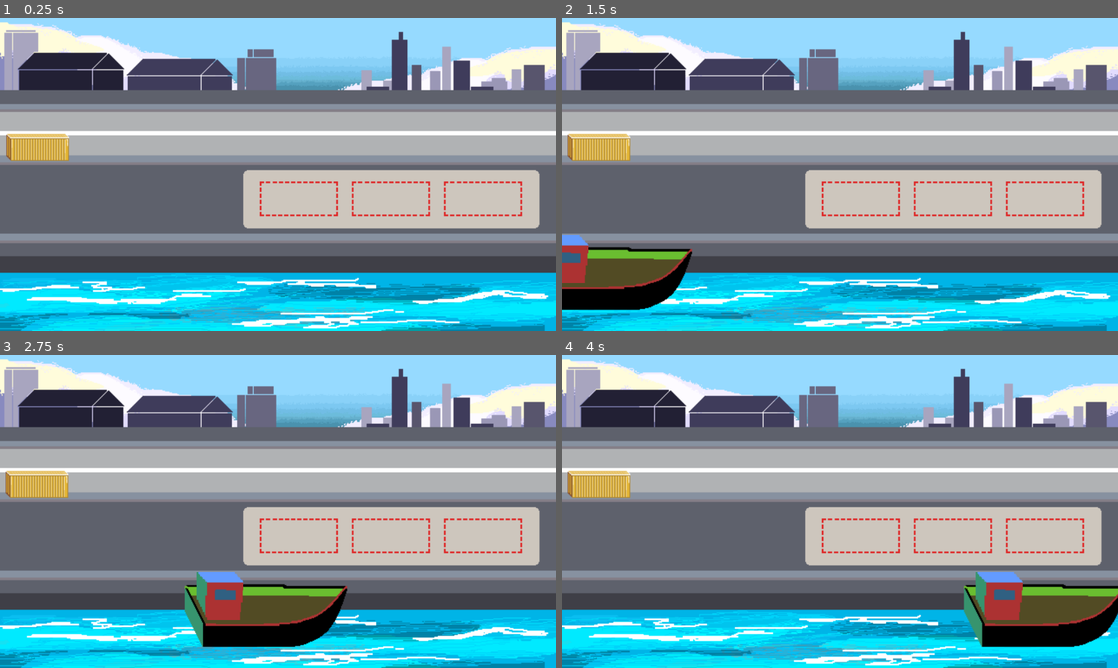
Above: before the commit, frames 1-4 (two rows, left to right).
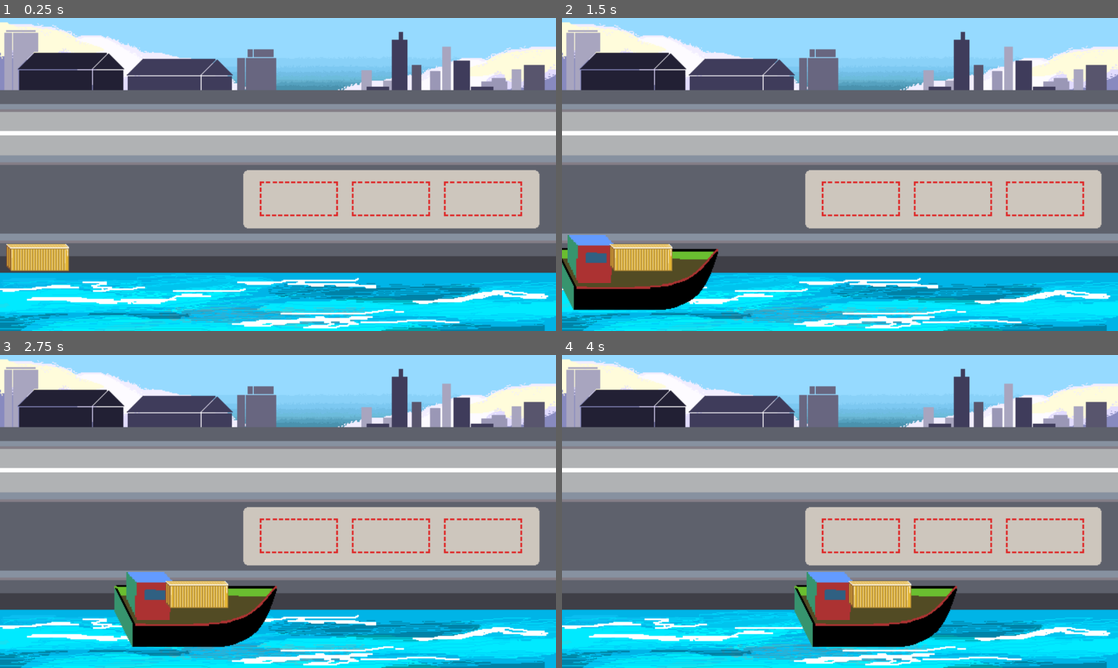
Above: after the commit, the same moments.

Repository: FlorCardinali/Game-jam-4.12.2023-puerto-de-ingeniero-white-
Game: Godot game, scene res://main.tscn
Same seed, same stepped clock (60 frames per second), same inputs: the game is played once before the commit and once after it.
Inputs (mouse positions are in pixels of both pictures, inside the frame that each line leads up to):
- Up to frame 1 (0.25 s): no input
- Up to frame 2 (1.5 s): move the mouse to (600, 146) at 0.52 s; press the mouse at (600, 146) at 0.53 s; move the mouse to (600, 146) at 1.27 s; release the mouse at (600, 146) at 1.28 s; click (600, 146) at 1.35 s
- Up to frame 3 (2.75 s): move the mouse to (333, 442) at 2.02 s; press the mouse at (333, 442) at 2.03 s
- Up to frame 4 (4 s): move the mouse to (812, 574) at 2.77 s; release the mouse at (812, 574) at 2.78 s; click (812, 574) at 2.85 s; move the mouse to (1006, 558) at 3.52 s; press the mouse at (1006, 558) at 3.53 s

The runs differ from the first frame. In frame 1, 2.0% of the frame differs, in the area x 1-13%, y 36-81%; in frame 2, 4.6%; in frame 3, 8.5%; in frame 4, 12%, in the area x 1-100%, y 36-94%.

Commit message:
movimiento del barco
hasta ahi se mueve

Diff:
--- a/barco.tscn
+++ b/barco.tscn
@@ -1,10 +1,13 @@
-[gd_scene load_steps=4 format=3 uid="uid://cyejm2shu20kj"]
+[gd_scene load_steps=5 format=3 uid="uid://cyejm2shu20kj"]
 
 [ext_resource type="Texture2D" uid="uid://bgcm5k0mhma4d" path="res://img/Cabina barco.png" id="1_oywvl"]
 [ext_resource type="Texture2D" uid="uid://dr8yy0p3xbk1h" path="res://img/Coraza.png" id="2_qcuuy"]
 
 [sub_resource type="RectangleShape2D" id="RectangleShape2D_vawqe"]
 size = Vector2(101, 253)
+
+[sub_resource type="RectangleShape2D" id="RectangleShape2D_wwbuc"]
+size = Vector2(362.5, 91)
 
 [node name="barco" type="CharacterBody2D" groups=["barcos"]]
 z_as_relative = false
@@ -33,3 +36,9 @@
 z_as_relative = false
 position = Vector2(127.5, 127.5)
 shape = SubResource("RectangleShape2D_vawqe")
+
+[node name="CollisionShape2D" type="CollisionShape2D" parent="."]
+z_index = 2
+z_as_relative = false
+position = Vector2(354, 194)
+shape = SubResource("RectangleShape2D_wwbuc")
--- a/main.gd
+++ b/main.gd
@@ -8,6 +8,7 @@
 var barco_instancia
 var hay_barco = false
 var vector_barco = Vector2(10,0)
+var vector_caja = Vector2(11,0)
 var colision_barco
  #caja
 var caja_instancia
@@ -20,19 +21,20 @@
 		barco_instancia = barco.instantiate()
 		caja_instancia = caja.instantiate()
 		add_child(barco_instancia)
-		barco_instancia.position = Vector2(-1000,750)
+		barco_instancia.position = Vector2(-800,750)
 		add_child(caja_instancia)
-		caja_instancia.position = Vector2(20,400)
+		caja_instancia.position = Vector2(20,780)
 		hay_barco = true
 	elif hay_barco == true and $timer_barco.timeout:
-		recorrer_mapa(barco_instancia)
+		recorrer_mapa(barco_instancia, caja_instancia)
 
-func recorrer_mapa(barco):
-	colision_barco = barco_instancia.move_and_collide(vector_barco)
-	print(barco_instancia.position)
-	if barco_instancia.position.x == 2000:
-		barco_instancia.queue_free()
+func recorrer_mapa(barco, caja):
+	colision_barco = barco.move_and_collide(vector_barco)
+	print(barco.position)
+	if barco.position.x >= 2000:
+		barco.queue_free()
+		caja.queue_free()
 		hay_barco= false
 	if colision_barco!=null:
-		if colision_barco.get_collider().name == "caja":
-			caja_instancia.empujar(vector_barco)
+		if colision_barco.get_collider().is_in_group("cajas"):
+			caja.empujar(vector_caja)
